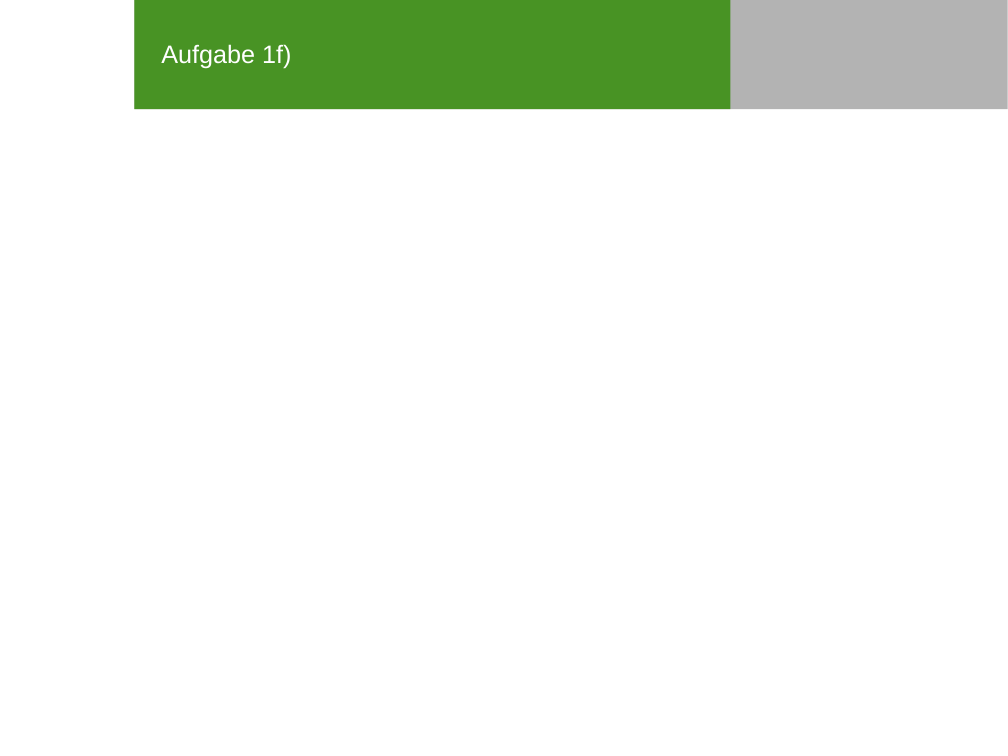
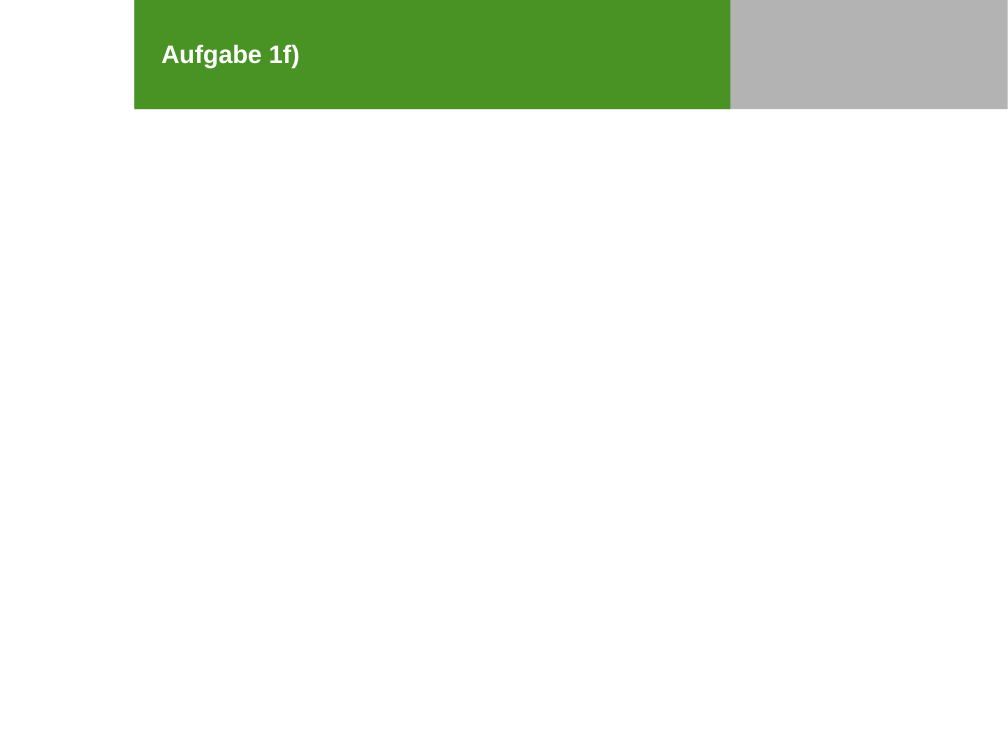
Before and after one commit to SOAS-Uni-Augsburg/ws16-17-group-10, a slide deck: slide 22 of Blatt-04/Präsi_Blatt04_Aufgabe2.pptx. Drawn at 1008x756 pixels with LibreOffice and Linux fonts; fonts in the diff are those of the drawing; grey boxes stand for pictures; background and template pictures are left out. Boxes give left, top, right and bottom in pixels: in the first picture for what was removed or moved away, otherwise in the second. Text is boxed around its words. In the diff, an @@ line names an element or a change of style, - is before the commit and + after.

```diff
--- a/Blatt-04/Präsi_Blatt04_Aufgabe2.pptx
+++ b/Blatt-04/Präsi_Blatt04_Aufgabe2.pptx
@@ title "Aufgabe 1f)" at [161,44,300,69]: bold on @@
```
Also in this commit, not shown: 30 other slides changed.
